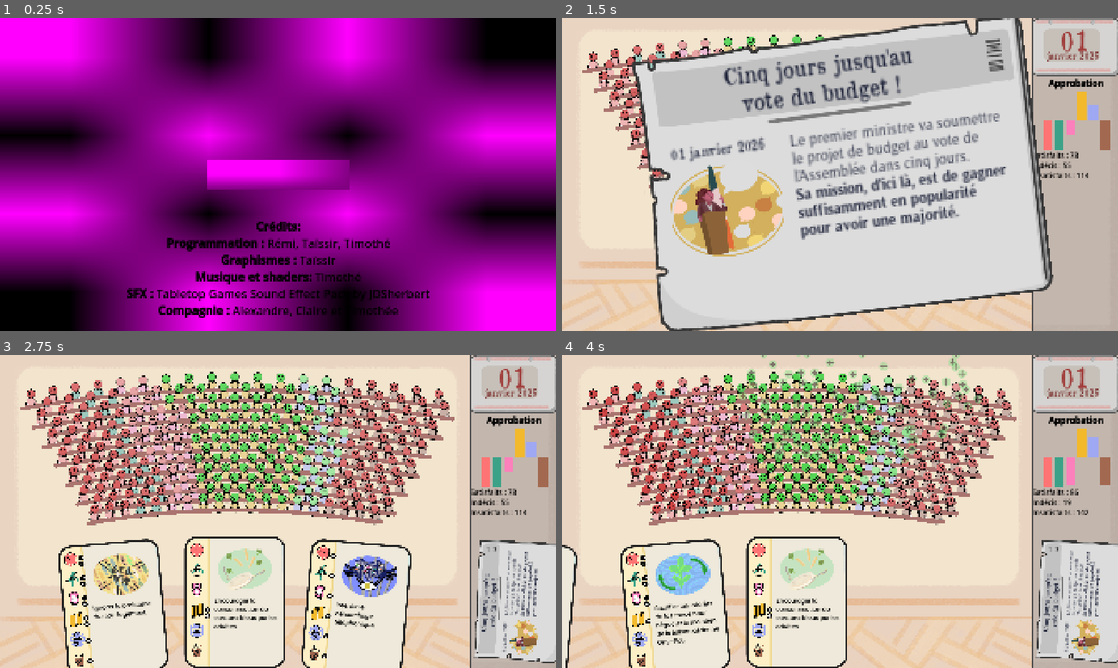
Above: before the commit, frames 1-4 (two rows, left to right).
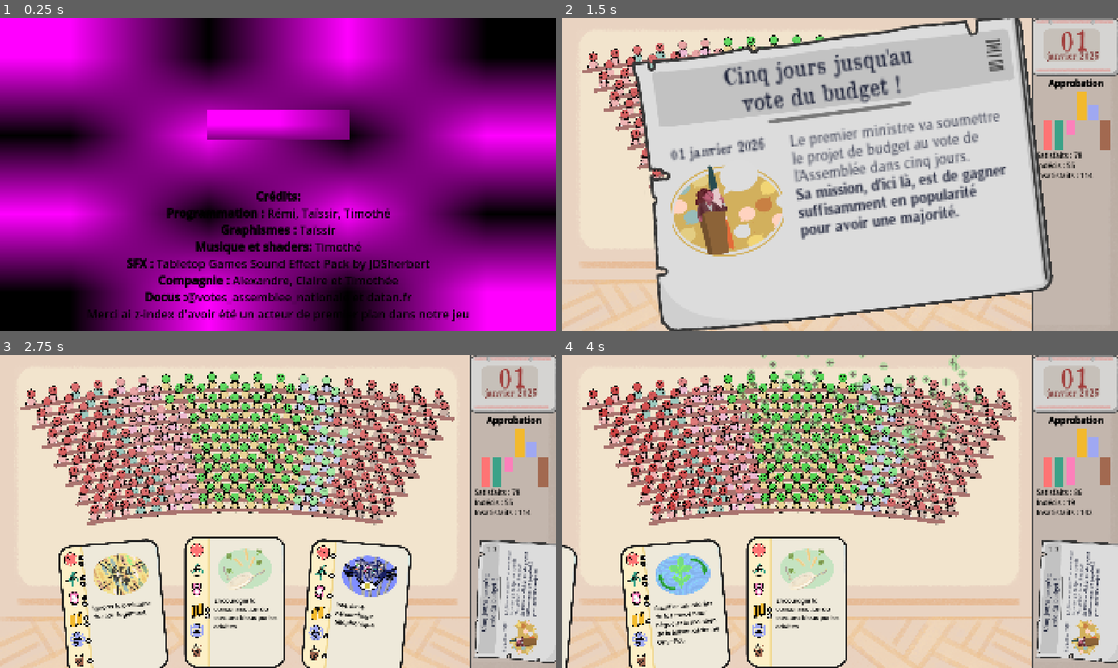
Above: after the commit, the same moments.

Repository: remimorvan/assemblee-nationale-simulator
Game: Godot game, scene res://scenes/begin_screen.tscn
Two runs of this game, one before a commit and one after it. Both use one fixed random seed, a clock stepped at 60 frames per second and the inputs below.
Inputs (mouse positions are in pixels of both pictures, inside the frame that each line leads up to; where the layout moved, square brackets give the same spot in the first picture):
- Up to frame 1 (0.25 s): no input
- Up to frame 2 (1.5 s): click (840, 124) [840, 174] at 0.5 s; tap Enter at 1.25 s; move the mouse to (1073, 118) at 1.27 s; click (1073, 118) at 1.42 s
- Up to frame 3 (2.75 s): tap Space at 2 s; move the mouse to (278, 511) at 2.02 s; click (278, 511) at 2.17 s
- Up to frame 4 (4 s): move the mouse to (673, 608) at 2.77 s; click (673, 608) at 2.92 s; move the mouse to (795, 602) at 3.52 s; click (795, 602) at 3.67 s

The runs differ from the first frame. In frame 1, 11% of the frame differs, in the area x 15-85%, y 29-97%; in frame 2, 0.3%; in frame 3, 0.4%; in frame 4, 0.4%.

Commit message:
changed credits + added space in textstats

Diff:
--- a/scenes/begin_screen.tscn
+++ b/scenes/begin_screen.tscn
@@ -27,11 +27,13 @@
 [node name="TextureButton" type="TextureButton" parent="."]
 custom_minimum_size = Vector2(500, 100)
 layout_mode = 1
-anchors_preset = 8
+anchors_preset = -1
 anchor_left = 0.5
 anchor_top = 0.5
 anchor_right = 0.5
 anchor_bottom = 0.5
+offset_top = -173.0
+offset_bottom = -172.0
 grow_horizontal = 2
 grow_vertical = 2
 texture_normal = SubResource("PlaceholderTexture2D_16y60")
@@ -44,7 +46,7 @@
 anchor_top = 0.5
 anchor_right = 1.0
 anchor_bottom = 0.5
-offset_top = 149.0
+offset_top = 45.0
 offset_bottom = 110.0
 grow_horizontal = 2
 bbcode_enabled = true
@@ -53,7 +55,9 @@
 [b]Graphismes :[/b] Taïssir
 [b]Musique et shaders:[/b] Timothé
 [b]SFX :[/b] Tabletop Games Sound Effect Pack by JDSherbert
-[b]Compagnie :[/b] Alexandre, Claire et Timothée"
+[b]Compagnie :[/b] Alexandre, Claire et Timothée
+[b]Docus :[/b]@votes_assemblee_nationale et datan.fr
+Merci ai z-index d'avoir été un acteur de premier plan dans notre jeu"
 fit_content = true
 horizontal_alignment = 1
 
--- a/scenes/looser_screen.tscn
+++ b/scenes/looser_screen.tscn
@@ -25,7 +25,6 @@
 
 [node name="Cloud3" type="Sprite2D" parent="."]
 position = Vector2(154, -389)
-scale = Vector2(1, 1)
 texture = ExtResource("5_kd064")
 
 [node name="Cloud4" type="Sprite2D" parent="."]
@@ -35,7 +34,6 @@
 [node name="Cloud5" type="Sprite2D" parent="."]
 position = Vector2(51, -532)
 rotation = 0.0174793
-scale = Vector2(1, 1)
 texture = ExtResource("3_os4vx")
 
 [node name="looser" type="Sprite2D" parent="."]
--- a/scripts/hemicycle.gd
+++ b/scripts/hemicycle.gd
@@ -172,7 +172,7 @@
 	var approvals: Array[float] = compute_group_approvals()
 	for i in range(6):
 		Plot.update_bar_value(i, approvals[i])
-	TextStats.bbcode_text = "[color=black][font_size=25]Satisfaits : %s\nIndécis : %s\nInsatisfaits : %s" % compute_number_approvals()
+	TextStats.bbcode_text = "[color=black][font_size=25]  Satisfaits : %s\n  Indécis : %s\n  Insatisfaits : %s" % compute_number_approvals()
 	var group_size = compute_group_nbs()
 	for i in range(6):
 		var tooltip = get_tree().get_current_scene().find_child("Tooltip%s" % [i+1])
Not shown: 1 places in scenes/card.tscn that only renumber resources
Not shown: 1 places in scenes/game.tscn that only renumber resources
Not shown: 1 places in scenes/hemicycle.tscn that only renumber resources
Not shown: 1 places in scenes/journal.tscn that only renumber resources
Not shown: 1 places in scenes/looser_screen.tscn that only renumber resources
Not shown: 1 places in scenes/mp.tscn that only renumber resources
Not shown: 1 places in scenes/player.tscn that only renumber resources
Not shown: 1 places in scenes/victory_screen.tscn that only renumber resources
